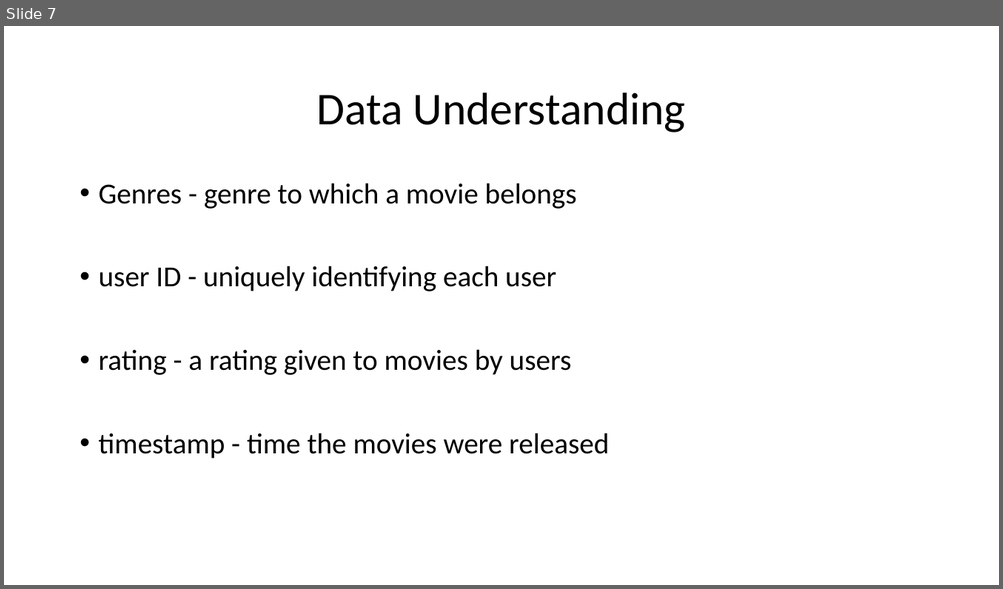
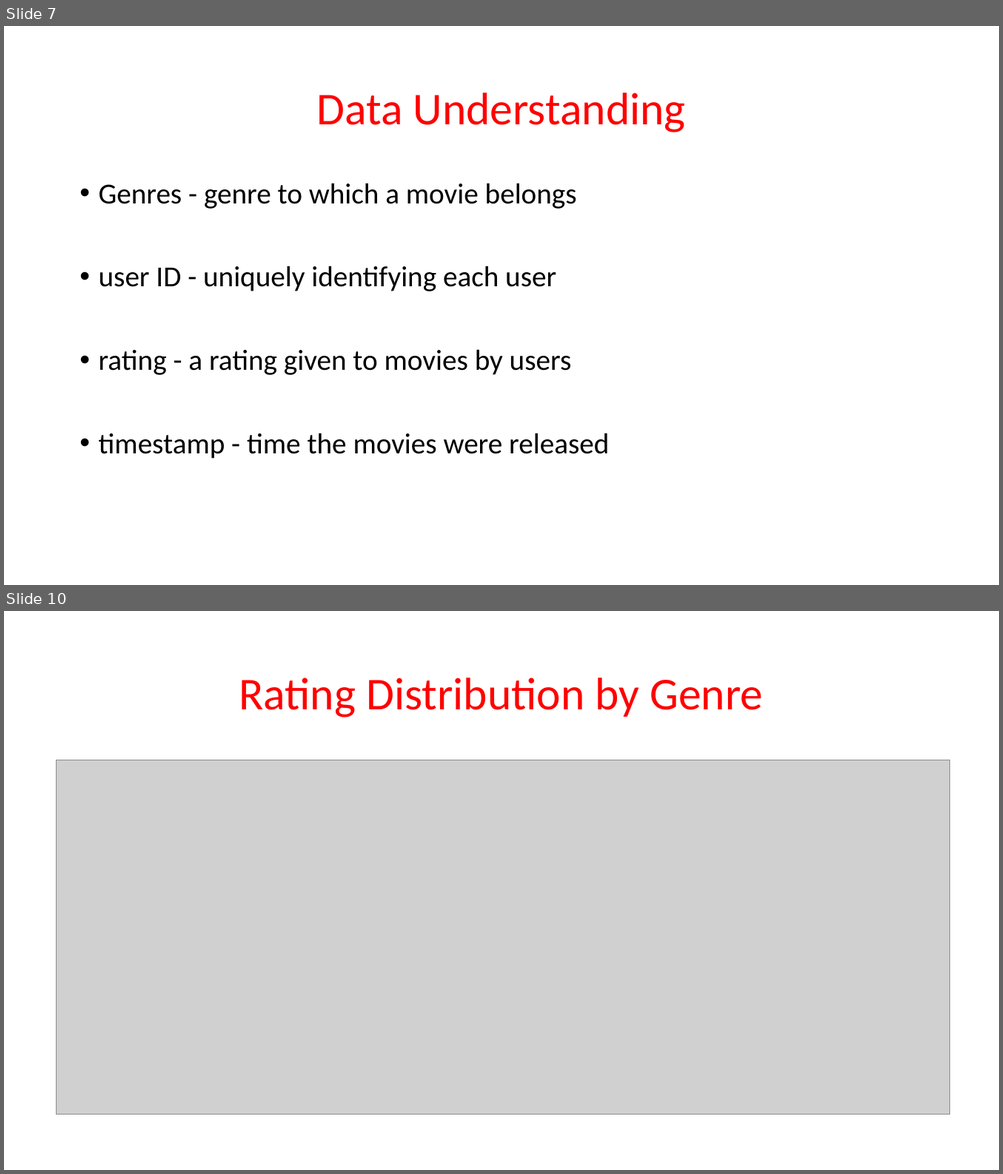
Before and after one commit to Mash-bot/Movie-Recommender-system, a slide deck: presentation.pptx. Shown one above the other, each under a label of ours: slide 7 before the commit, slides 7 and 10 after it; the slides between them are not shown. The pictures are 1003x589 and 1003x1174 pixels, drawn with LibreOffice and Linux fonts; fonts in the diff are those of the drawing; grey boxes stand for pictures; background and template pictures are left out. Boxes give left, top, right and bottom in pixels: in the first picture for what was removed or moved away, otherwise in the second. Text is boxed around its words. In the diff, an @@ line names an element or a change of style, - is before the commit and + after.

```diff
--- a/presentation.pptx
+++ b/presentation.pptx
@@ slide 10 added at <box>4,611,999,1170</box>, background picture (left out) @@
@@ title added at <box>239,678,762,718</box>, 44 pt, text #FF0000 @@
+Rating Distribution by Genre
@@ picture added at <box>57,760,949,1116</box> @@
@@ slide 7 changed as well @@
@@ title "Data Understanding" at <box>317,93,686,133</box>: text colour #000000 to #FF0000 @@
```
Also in this commit, not shown: 6 other slides changed, 6 other slides added, 1 slide removed, 2 other files.
